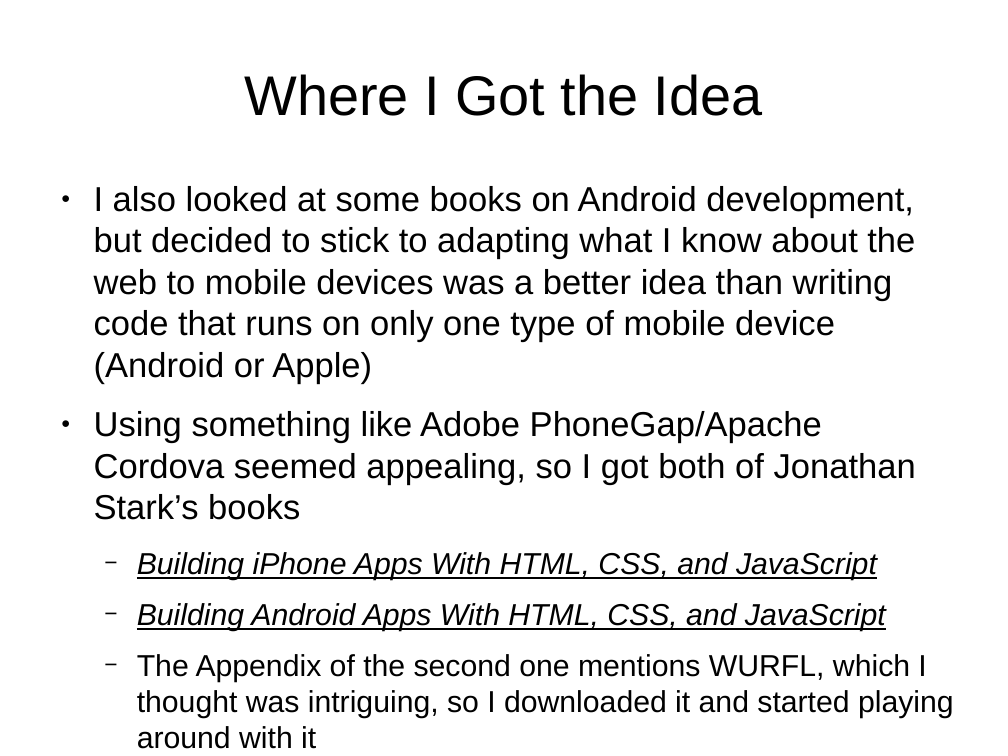
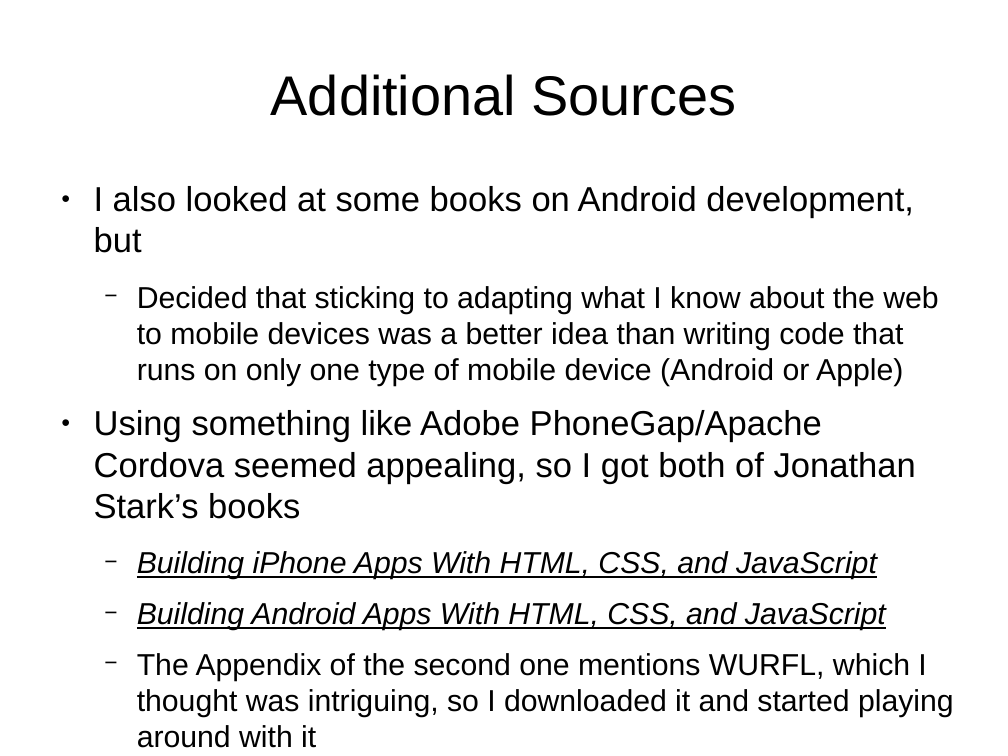
Before and after one commit to tomwhartung/jmws_accoutrements, a slide deck: slide 9 of presentations/2016_07-Drupal/9-slides.odp. Drawn at 1008x756 pixels with LibreOffice and Linux fonts; fonts in the diff are those of the drawing. Boxes give left, top, right and bottom in pixels: in the first picture for what was removed or moved away, otherwise in the second. Text is boxed around its words. In the diff, an @@ line names an element or a change of style, - is before the commit and + after.

```diff
--- a/presentations/2016_07-Drupal/9-slides.odp
+++ b/presentations/2016_07-Drupal/9-slides.odp
@@ title at box(271, 74, 736, 116): text changed @@
-Where I Got the Idea
+Additional Sources
@@ text at box(94, 186, 938, 386): text changed; size 27.2 to 23.8 pt @@
-● I also looked at some books on Android development, but decided to stick to adapting what I know about the web to mobile devices was a better idea than writing code that runs on only one type of mobile device (Android or Apple)
+● I also looked at some books on Android development, but
+  − Decided that sticking to adapting what I know about the web to mobile devices was a better idea than writing code that runs on only one type of mobile device (Android or Apple)
```
Also in this commit, not shown: 5 other slides changed.
